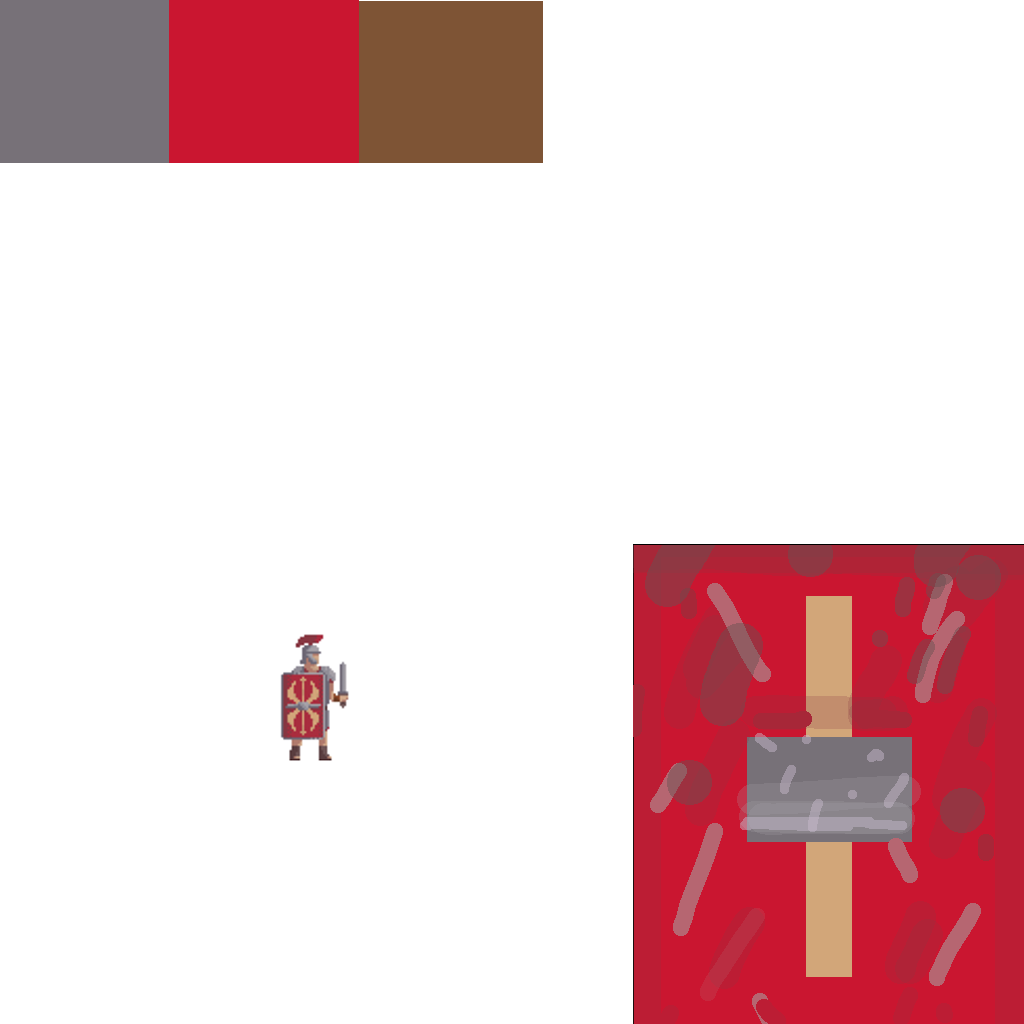
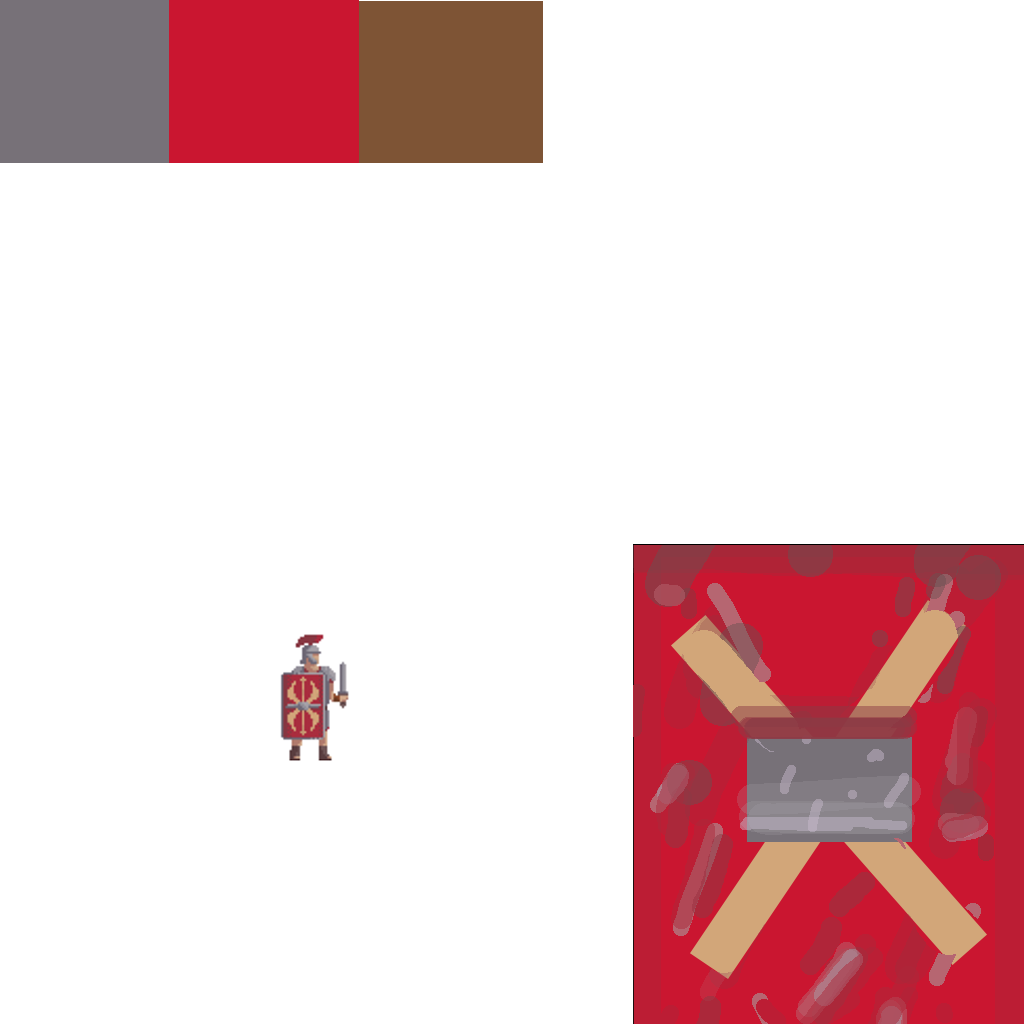
Layered file, before and after one edit (1024 x 1024). Changes by layer:
painted on "Слой 2" over [654, 584, 991, 1024]
added layer "Прямоугольник 12 копия" above "Прямоугольник 12" over [671, 615, 987, 965]
painted on "Прямоугольник 12" over [690, 596, 966, 979]
